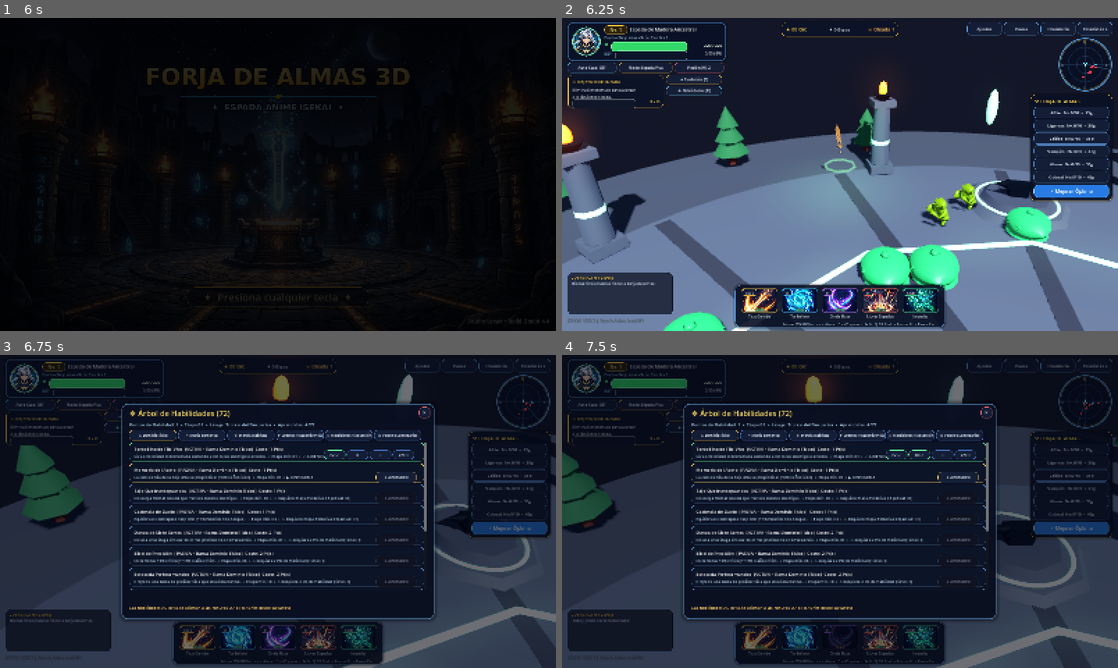
Above: before the commit, frames 1-4 (two rows, left to right).
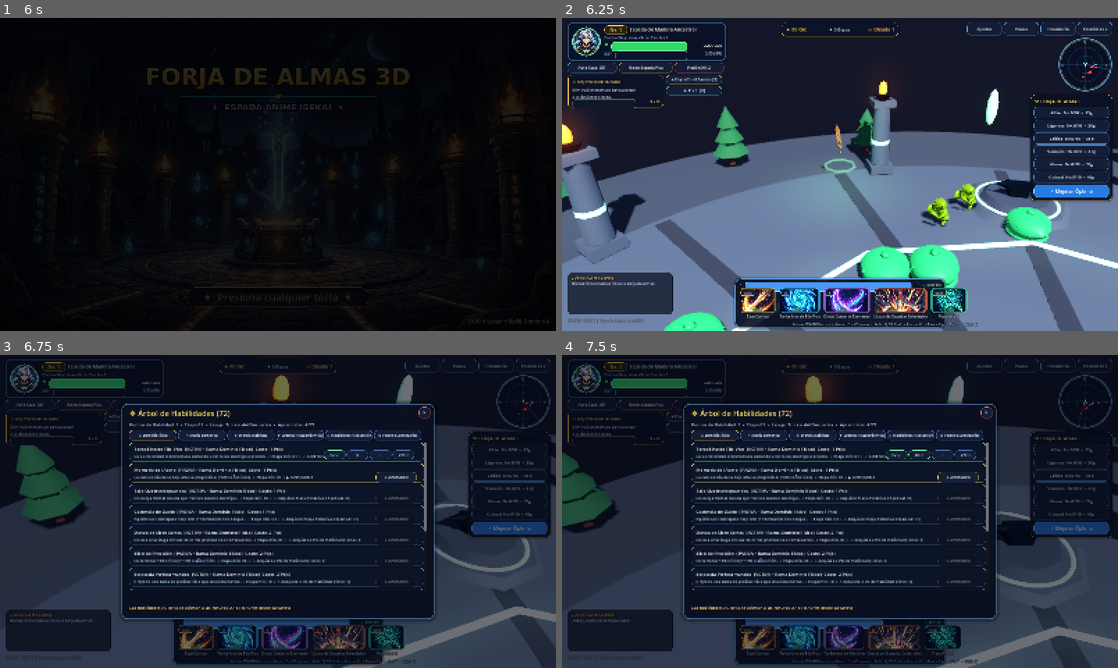
Above: after the commit, the same moments.

Repository: Gxforge/Espada-Anime-Isekai
Game: Godot game, scene res://scenes/Boot.tscn
The game is run twice, just before and just after one commit, with the same random seed, the same clock (stepped at 60 frames per second) and the same inputs.
Inputs (mouse positions are in pixels of both pictures, inside the frame that each line leads up to):
- Up to frame 1 (6 s): tap Enter at 0.5, 2 s; move the mouse to (400, 158) at 0.52 s; hold D (move_right) 0.53-1.25 s; click (400, 158) at 0.6 s; tap Space at 1.25 s; drag from (166, 190) to (250, 237) at 1.27 s; move the mouse to (333, 105) at 2.02 s; hold D (move_right) 2.03-2.75 s; tap T at 2.1 s; click (333, 105) at 2.3 s; drag from (250, 237) to (111, 127) at 2.77 s; move the mouse to (444, 221) at 3.52 s; hold A (move_left) 3.53-4.25 s; hold H 3.53-4.25 s; click (444, 221) at 3.8 s; tap Shift (skill_dash) at 4.15 s; drag from (111, 127) to (194, 96) at 4.27 s; move the mouse to (305, 174) at 5.02 s; hold S (move_back) 5.03-5.75 s; click (305, 174) at 5.1 s; tap R (skill_ultimate) at 5.65 s; drag from (194, 96) to (166, 190) at 5.77 s
- Up to frame 2 (6.25 s): no input
- Up to frame 3 (6.75 s): move the mouse to (400, 495) at 6.52 s; hold W (move_forward) from 6.53 s (still down); tap K at 6.6 s
- Up to frame 4 (7.5 s): click (962, 495) at 6.8 s; tap E (skill_wave) at 7.15 s; release W (move_forward) at 7.25 s; click "E" at 7.25 s

Frame 1 is identical in both runs. In frame 2, 4.3% of the frame differs, in the area x 19-75%, y 19-99%; in frame 3, 2.8%; in frame 4, 2.6%.

Commit message:
feat(integration): loadout-driven skill slots, spiritual energy HUD & live world events
- Player.perform_slot(Q/E/R/SHIFT): physical keys & HUD clicks now cast the
  EQUIPPED skill from the 72-skill loadout (no hardcoded calls)
- Monster.gd boss death -> Player.notify_boss_defeated() records
  defeated_malakor world event; wave>=3 records wave_3_cleared in add_kill
- HUD bottom skills panel: ⚡ spiritual energy bar (energy_regen/max_energy),
  dynamic slot labels + cooldown curtains re-bound via active_loadout_changed,
  live [T]/[K] pills (stage/essence/skill points), taller panel kept
  overlap-free across all 4 resolutions
- docs/EVOLUTION_ARCHITECTURE.md: full v3 architecture reference
- tests: 752 checks (slot routing, equipped-cast, world events, energy bar)
- visual QA: art_pipeline/ui_qa/hud_energy_slots_1280x720.png

Diff:
--- a/godot_project/scripts/HUD.gd
+++ b/godot_project/scripts/HUD.gd
@@ -80,6 +80,10 @@
 var evo_pill_btn: Button
 var skills_pill_btn: Button
 var evo_nav_column: VBoxContainer
+var energy_bar: ProgressBar
+var energy_text: Label
+var slot_nodes: Dictionary = {}
+var slot_skill_ids: Dictionary = {}
 var stats_label: RichTextLabel
 var codex_label: RichTextLabel
 var inventory_label: RichTextLabel
@@ -488,26 +492,40 @@
 func _build_bottom_skills() -> void:
 	bottom_skills_panel = Panel.new()
 	bottom_skills_panel.name = "BottomSkillsPanel"
-	bottom_skills_panel.size = Vector2(604, 122)
+	bottom_skills_panel.size = Vector2(604, 140)
 	bottom_skills_panel.add_theme_stylebox_override(
 		"panel",
 		_panel_style(Color(0.03, 0.06, 0.14, 0.84), Color(0.38, 0.68, 1.0, 0.42), 16, 1, 6)
 	)
 	ui_root.add_child(bottom_skills_panel)
 
+	# Spiritual energy bar (17-stat schema: energy_regen / max_energy)
+	_label(bottom_skills_panel, "⚡", Vector2(12, 5), Vector2(18, 16), 11, Color(0.55, 0.85, 1.0))
+	energy_bar = ProgressBar.new()
+	energy_bar.name = "EnergyBar"
+	energy_bar.position = Vector2(30, 9)
+	energy_bar.size = Vector2(478, 11)
+	energy_bar.show_percentage = false
+	energy_bar.max_value = 100.0
+	energy_bar.value = 100.0
+	energy_bar.add_theme_stylebox_override("background", _panel_style(Color(0.05, 0.08, 0.16, 0.94), Color(1, 1, 1, 0.12), 5))
+	energy_bar.add_theme_stylebox_override("fill", _panel_style(Color(0.30, 0.62, 1.0, 0.96), Color(0.62, 0.92, 1.0, 0.5), 5))
+	bottom_skills_panel.add_child(energy_bar)
+	energy_text = _label(bottom_skills_panel, "⚡ 100/100", Vector2(512, 6), Vector2(80, 16), 11, Color(0.84, 0.93, 1.0), HORIZONTAL_ALIGNMENT_RIGHT)
+
 	var hbox := HBoxContainer.new()
-	hbox.position = Vector2(12, 8)
+	hbox.position = Vector2(12, 26)
 	hbox.size = Vector2(580, 92)
 	hbox.alignment = BoxContainer.ALIGNMENT_CENTER
 	hbox.add_theme_constant_override("separation", 10)
 	bottom_skills_panel.add_child(hbox)
 
 	var defs := [
-		["Click", "Tajo Combo", "basic", "res://assets/ui/skill_attack.png", Color(0.98, 0.76, 0.25, 0.72)],
-		["Q", "Torbellino", "whirlwind", "res://assets/ui/skill_q.png", Color(0.28, 0.78, 1.0, 0.72)],
-		["E", "Onda Hoja", "swordWave", "res://assets/ui/skill_e.png", Color(0.76, 0.48, 1.0, 0.72)],
-		["R", "Lluvia Espadas", "ultimate", "res://assets/ui/skill_r.png", Color(0.98, 0.44, 0.32, 0.78)],
-		["Shift", "Impulso", "dash", "res://assets/ui/skill_shift.png", Color(0.28, 0.88, 0.62, 0.72)],
+		["Click", "Tajo Combo", "basic", "basic", "res://assets/ui/skill_attack.png", Color(0.98, 0.76, 0.25, 0.72)],
+		["Q", "Torbellino", "whirlwind", "Q", "res://assets/ui/skill_q.png", Color(0.28, 0.78, 1.0, 0.72)],
+		["E", "Onda Hoja", "swordWave", "E", "res://assets/ui/skill_e.png", Color(0.76, 0.48, 1.0, 0.72)],
+		["R", "Lluvia Espadas", "ultimate", "R", "res://assets/ui/skill_r.png", Color(0.98, 0.44, 0.32, 0.78)],
+		["Shift", "Impulso", "dash", "SHIFT", "res://assets/ui/skill_shift.png", Color(0.28, 0.88, 0.62, 0.72)],
 	]
 
 	for s in defs:
@@ -519,12 +537,12 @@
 		var box := Panel.new()
 		box.custom_minimum_size = Vector2(106, 72)
 		box.clip_contents = true
-		box.add_theme_stylebox_override("panel", _panel_style(Color(0.05, 0.09, 0.20, 0.94), s[4], 12, 2))
+		box.add_theme_stylebox_override("panel", _panel_style(Color(0.05, 0.09, 0.20, 0.94), s[5], 12, 2))
 		wrap.add_child(box)
 
 		var icon := TextureRect.new()
-		if ResourceLoader.exists(str(s[3])):
-			icon.texture = load(str(s[3]))
+		if ResourceLoader.exists(str(s[4])):
+			icon.texture = load(str(s[4]))
 		icon.set_anchors_preset(Control.PRESET_FULL_RECT)
 		icon.offset_left = 4.0
 		icon.offset_right = -4.0
@@ -546,37 +564,41 @@
 		var key_badge := Panel.new()
 		key_badge.position = Vector2(4, 4)
 		key_badge.size = Vector2(badge_w, 19)
-		key_badge.add_theme_stylebox_override("panel", _panel_style(Color(0.06, 0.11, 0.24, 0.92), s[4], 5, 1))
+		key_badge.add_theme_stylebox_override("panel", _panel_style(Color(0.06, 0.11, 0.24, 0.92), s[5], 5, 1))
 		box.add_child(key_badge)
 		_label(key_badge, str(s[0]), Vector2.ZERO, key_badge.size, 10, Color(0.96, 0.98, 1.0), HORIZONTAL_ALIGNMENT_CENTER)
 
 		var cdl := _label(box, "Listo", Vector2(0, 51), Vector2(106, 18), 11, Color(0.52, 1.0, 0.65), HORIZONTAL_ALIGNMENT_CENTER)
 
-		# Transparent clickable button overlay so clicking HUD slots triggers the skill!
+		# Transparent clickable button overlay so clicking HUD slots triggers the equipped skill!
 		var click_btn := Button.new()
 		click_btn.flat = true
 		click_btn.set_anchors_preset(Control.PRESET_FULL_RECT)
 		var sid := str(s[2])
+		var slot_key := str(s[3])
 		click_btn.pressed.connect(func():
 			if player == null:
 				return
-			if sid == "basic":
+			if slot_key == "basic":
 				player.perform_attack()
 			else:
-				player.perform_skill(sid)
+				player.perform_slot(slot_key)
 		)
 		box.add_child(click_btn)
 
 		var namel := _label(wrap, str(s[1]), Vector2.ZERO, Vector2(106, 16), 11, Color(0.86, 0.93, 1.0), HORIZONTAL_ALIGNMENT_CENTER)
 		namel.custom_minimum_size = Vector2(106, 16)
 
-		if sid != "basic":
-			cd_nodes[sid] = {"panel": box, "cd": cdl, "icon": icon, "mask": cd_mask}
+		if slot_key != "basic":
+			# Slot-keyed entry: the cooldown curtain tracks whatever skill is equipped
+			cd_nodes[slot_key] = {"panel": box, "cd": cdl, "icon": icon, "mask": cd_mask, "skill": sid}
+			slot_nodes[slot_key] = {"name": namel, "default_name": str(s[1])}
+			slot_skill_ids[slot_key] = sid
 
 	_label(
 		bottom_skills_panel,
-		"Mover: WASD/Flechas  •  Atacar: Click/Espacio  •  Skills: Q E R Shift  •  Poción: H  •  Pausa: Esc",
-		Vector2(8, 101),
+		"Mover: WASD/Flechas  •  Atacar: Click/Espacio  •  Skills: Q E R Shift  •  Poción: H  •  Pausa: Esc  •  Evo: T  •  Skills: K",
+		Vector2(8, 119),
 		Vector2(588, 18),
 		10,
 		Color(0.72, 0.83, 0.96, 0.88),
@@ -739,12 +761,12 @@
 		log_panel_box.size = Vector2(304, 122)
 		log_panel_box.position = Vector2(16, H - 168.0)
 
-	# Bottom-center: Skills
+	# Bottom-center: Skills (+ energy bar)
 	if bottom_skills_panel:
 		var bs_w := 604.0
 		var bs_x := clampf((W - bs_w) * 0.5, 326.0, W - 258.0 - bs_w)
-		bottom_skills_panel.size = Vector2(bs_w, 122)
-		bottom_skills_panel.position = Vector2(bs_x, H - 132.0)
+		bottom_skills_panel.size = Vector2(bs_w, 140)
+		bottom_skills_panel.position = Vector2(bs_x, H - 150.0)
 
 	# Boss bar & Alert banner
 	if boss_panel:
@@ -1363,6 +1385,17 @@
 	if player.has_signal("floating_text_requested"):
 		player.floating_text_requested.connect(_spawn_floating_text)
 
+	# v3 permanent evolution & skill systems: live pills, slots & energy
+	if player.evolution_manager != null:
+		player.evolution_manager.evolution_xp_changed.connect(func(_x): _refresh_nav_pills())
+		player.evolution_manager.form_evolved.connect(func(_o, _f, _s): _refresh_nav_pills())
+	if player.skill_manager != null:
+		player.skill_manager.skill_points_changed.connect(func(_p): _refresh_nav_pills())
+		player.skill_manager.active_loadout_changed.connect(func(_l): _refresh_bottom_skill_slots())
+	_refresh_bottom_skill_slots()
+	_refresh_nav_pills()
+	_update_energy()
+
 	var gd := player._get_gamedata()
 	_on_hp(player.player_hp, player.player_max_hp)
 	_on_xp(player.current_xp, int(gd.get_xp_required(player.sword_level)), player.sword_level)
@@ -1572,6 +1605,7 @@
 func _process(delta: float) -> void:
 	_update_boss_bar()
 	_update_cooldowns()
+	_update_energy()
 	_update_floating_texts(delta)
 	if combo_timer > 0.0:
 		combo_timer -= delta
@@ -1618,10 +1652,11 @@
 	var cds = player.get("cooldowns")
 	if cds == null:
 		return
-	for id in cd_nodes.keys():
+	for key in cd_nodes.keys():
+		var node: Dictionary = cd_nodes[key]
+		var id := str(node.get("skill", key))
 		var v := float(cds.get(id, 0.0))
 		var max_v := float(player.get_effective_cd_max(id)) if player.has_method("get_effective_cd_max") else float(player.cd_max.get(id, 4.0))
-		var node: Dictionary = cd_nodes[id]
 		var lbl: Label = node["cd"]
 		var box: Panel = node["panel"]
 		var mask: ColorRect = node["mask"]
@@ -1638,6 +1673,47 @@
 			lbl.add_theme_color_override("font_color", Color(0.48, 1.0, 0.65, 0.98))
 			box.modulate = Color.WHITE
 			mask.size = Vector2(106.0, 0.0)
+
+func _update_energy() -> void:
+	if player == null or energy_bar == null:
+		return
+	var max_e: float = float(player.stats.get("max_energy", 100)) if player.get("stats") != null else 100.0
+	var cur_e: float = float(player.get("energy")) if player.get("energy") != null else max_e
+	energy_bar.max_value = maxf(1.0, max_e)
+	energy_bar.value = clampf(cur_e, 0.0, max_e)
+	if energy_text:
+		energy_text.text = "⚡ %d/%d" % [int(round(cur_e)), int(round(max_e))]
+
+## Re-binds the Q/E/R/SHIFT HUD slots to the player's equipped loadout (skill tree).
+func _refresh_bottom_skill_slots() -> void:
+	if player == null or player.skill_manager == null:
+		return
+	for slot in ["Q", "E", "R", "SHIFT"]:
+		var sn: Dictionary = slot_nodes.get(slot, {})
+		if sn.is_empty():
+			continue
+		var sid := str(player.skill_manager.get_equipped_skill_for_slot(slot))
+		if sid == "":
+			sid = str(slot_skill_ids.get(slot, ""))
+		slot_skill_ids[slot] = sid
+		if cd_nodes.has(slot):
+			cd_nodes[slot]["skill"] = sid
+		var sdef: Dictionary = player.skill_manager.catalog.get_skill(sid)
+		var lbl: Label = sn["name"]
+		if not sdef.is_empty():
+			lbl.text = str(sdef.get("name", sid))
+		else:
+			lbl.text = str(sn.get("default_name", sid))
+
+## Updates the [T]/[K] quick-access pills with live stage & skill point counts.
+func _refresh_nav_pills() -> void:
+	if player == null:
+		return
+	if evo_pill_btn != null and player.evolution_manager != null:
+		var em = player.evolution_manager
+		evo_pill_btn.text = "✦ Etapa %02d • %d Esencia [T]" % [em.get_current_stage(), int(em.evolution_xp)]
+	if skills_pill_btn != null and player.skill_manager != null:
+		skills_pill_btn.text = "❖ Pts: %d  [K]" % int(player.skill_manager.skill_points)
 
 # --- FLOATING 2D DAMAGE / HEAL NUMBERS ---
 func _spawn_floating_text(world_pos: Vector3, text: String, col: Color, is_big: bool) -> void:
--- a/godot_project/scripts/Monster.gd
+++ b/godot_project/scripts/Monster.gd
@@ -378,6 +378,8 @@
 			gold_gain = int(round(float(gold_gain) * 1.6))
 			if "bosses_defeated" in attacker:
 				attacker.bosses_defeated += 1
+				if attacker.has_method("notify_boss_defeated"):
+					attacker.notify_boss_defeated()
 
 		# RPG Loot & Material Drops
 		dropped_names = _grant_rpg_loot(attacker)
--- a/godot_project/scripts/Player.gd
+++ b/godot_project/scripts/Player.gd
@@ -241,13 +241,13 @@
 			_aim_at_mouse()
 			perform_attack()
 	if Input.is_action_just_pressed("skill_whirlwind"):
-		perform_skill("whirlwind")
+		perform_slot("Q")
 	if Input.is_action_just_pressed("skill_wave"):
-		perform_skill("swordWave")
+		perform_slot("E")
 	if Input.is_action_just_pressed("skill_ultimate"):
-		perform_skill("ultimate")
+		perform_slot("R")
 	if Input.is_action_just_pressed("skill_dash"):
-		perform_skill("dash")
+		perform_slot("SHIFT")
 
 	var h_down := Input.is_physical_key_pressed(KEY_H)
 	if h_down and not _potion_key_was_down:
@@ -307,6 +307,26 @@
 		base = float(skill_manager.catalog.get_skill(skill).get("cooldown", base))
 	var cdr: float = clampf(float(stats.get("cd_reduction", 0.0)), 0.0, 0.45)
 	return maxf(0.4, base * (1.0 - cdr))
+
+## Casts whatever learned active skill is equipped in a loadout slot (Q / E / R / SHIFT).
+func perform_slot(slot: String) -> void:
+	var sid := ""
+	if skill_manager != null:
+		sid = skill_manager.get_equipped_skill_for_slot(slot)
+	if sid == "":
+		sid = _slot_default_skill(slot)
+	perform_skill(sid)
+
+func _slot_default_skill(slot: String) -> String:
+	match slot:
+		"Q":
+			return "whirlwind"
+		"E":
+			return "swordWave"
+		"R":
+			return "ultimate"
+		_:
+			return "dash"
 
 func perform_skill(skill: String) -> void:
 	if is_dead:
@@ -552,6 +572,9 @@
 		wave_kills = 0
 		wave += 1
 		wave_changed.emit(wave, wave_kills)
+		# World-event milestones feed the permanent evolution unlock evaluator
+		if wave >= 3 and evolution_manager != null:
+			evolution_manager.record_world_event("wave_3_cleared")
 		if wave % 3 == 0:
 			play_sfx("boss", 0.95, 1.0)
 			log_added.emit("¡OLEADA %d! ¡El Jefe Supremo Malakor emerge del Abismo!" % wave, "boss")
@@ -810,6 +833,12 @@
 func add_evolution_essence(amount: int) -> void:
 	if evolution_manager != null:
 		evolution_manager.add_evolution_xp(maxi(0, amount))
+
+## Called when any boss dies by this player's hand; feeds the world-event
+## unlock conditions of the permanent evolution system (e.g. Malakor branches).
+func notify_boss_defeated() -> void:
+	if evolution_manager != null:
+		evolution_manager.record_world_event("defeated_malakor")
 
 func _get_relic_bonuses() -> Dictionary:
 	var gd := _get_gamedata()
--- a/godot_project/tests/run_tests.gd
+++ b/godot_project/tests/run_tests.gd
@@ -49,6 +49,7 @@
 	test_save_v3_permanent_evolution_survival()
 	test_player_evolution_integration()
 	test_evolution_skill_ui_panels()
+	test_skill_slots_world_events_and_energy()
 
 	print("=== RESULTS: %d passed, %d failed ===" % [passes, failures.size()])
 	for f in failures:
@@ -395,6 +396,7 @@
 	assert_eq(p.bosses_defeated, 1, "bosses_defeated incremented once")
 	assert_eq(int(tracker["reward_events"]), 1, "boss_defeated_reward emitted once")
 	assert_true(int(p.materials.get("corazon_abismo", 0)) >= 1, "Malakor guarantees Corazon de Malakor drop")
+	assert_true(p.evolution_manager.has_world_event("defeated_malakor"), "Malakor defeat records permanent evolution world event")
 
 	world.free()
 	gd.free()
@@ -894,3 +896,48 @@
 	hud._close_sub_modals()
 	hud.free()
 	world.free()
+
+func test_skill_slots_world_events_and_energy() -> void:
+	var world := Node3D.new()
+	root.add_child(world)
+	var p := _make_test_player(world)
+	var sm = p.skill_manager
+
+	# Learn an extra active skill and EQUIP it into Q — input routing must follow the loadout
+	assert_true(bool(sm.unlock_skill("def_act_bark", 1, "origin").get("ok", false)), "learn def_act_bark with starter skill point")
+	assert_true(sm.equip_active_skill("Q", "def_act_bark"), "equip def_act_bark into Q slot")
+	assert_eq(str(sm.equipped_slots["Q"]), "def_act_bark", "Q slot holds newly equipped skill")
+	p.perform_slot("Q")
+	assert_true(float(p.cooldowns.get("def_act_bark", 0.0)) > 0.0, "perform_slot(Q) casts the EQUIPPED skill, not a hardcoded one")
+	assert_true(float(p.energy) < float(p.stats["max_energy"]), "equipped skill drained spiritual energy")
+	p.perform_slot("E")
+	assert_true(float(p.cooldowns.get("swordWave", 0.0)) > 0.0, "E slot defaults to canonical swordWave")
+	assert_eq(str(sm.get_equipped_skill_for_slot("SHIFT")), "dash", "SHIFT slot keeps dash by default")
+
+	# HUD slot binding & label reflection
+	var hud = load("res://scripts/HUD.gd").new()
+	root.add_child(hud)
+	hud.connect_player(p)
+	assert_eq(str(hud.cd_nodes["Q"]["skill"]), "def_act_bark", "HUD Q cooldown curtain bound to equipped skill")
+	assert_eq(str(hud.slot_skill_ids["Q"]), "def_act_bark", "slot_skill_ids reflects loadout")
+	var name_lbl: Label = hud.slot_nodes["Q"]["name"]
+	assert_true(name_lbl.text.find("Corteza") != -1, "HUD slot label shows equipped skill name (got '%s')" % name_lbl.text)
+
+	# Live world events feed permanent evolution conditions
+	for i in range(24):
+		p.add_kill()
+	assert_true(p.wave >= 3, "waves advanced via kills")
+	assert_true(p.evolution_manager.has_world_event("wave_3_cleared"), "wave_3_cleared world event recorded live")
+	assert_true(int(p.evolution_manager.evolution_xp) > 0, "kills grant evolution essence")
+	p.notify_boss_defeated()
+	assert_true(p.evolution_manager.has_world_event("defeated_malakor"), "notify_boss_defeated records world event")
+
+	# Spiritual energy HUD & nav pills
+	assert_true(hud.energy_bar != null and hud.energy_text != null, "energy bar & text built in bottom skills panel")
+	hud._process(0.016)
+	assert_true(absf(float(hud.energy_bar.value) - float(p.energy)) < 0.5, "energy bar mirrors live player energy")
+	assert_true(str(hud.energy_text.text).find("⚡") != -1, "energy text shows bolt glyph")
+	assert_true(str(hud.evo_pill_btn.text).find("Etapa") != -1, "evo pill shows live stage")
+	assert_true(str(hud.skills_pill_btn.text).find("Pts:") != -1, "skills pill shows live skill points")
+	hud.free()
+	world.free()
Not shown, added: docs/EVOLUTION_ARCHITECTURE.md
Not shown, changed: docs/FINAL_AUDIT.md
